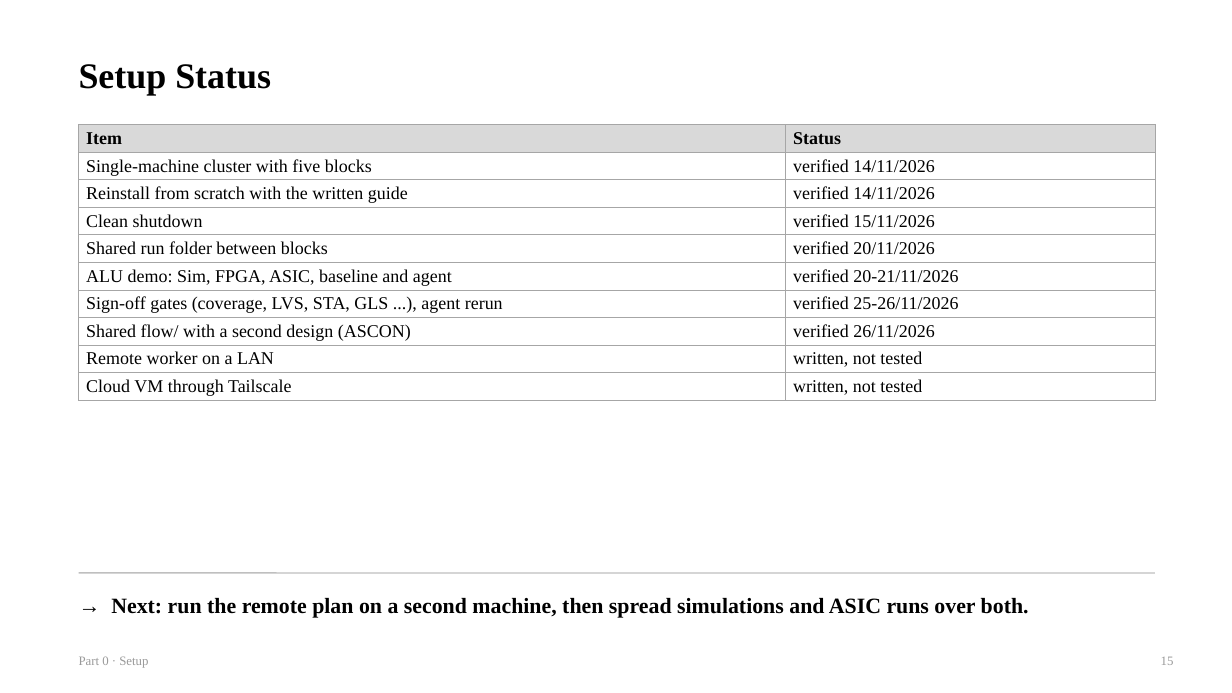
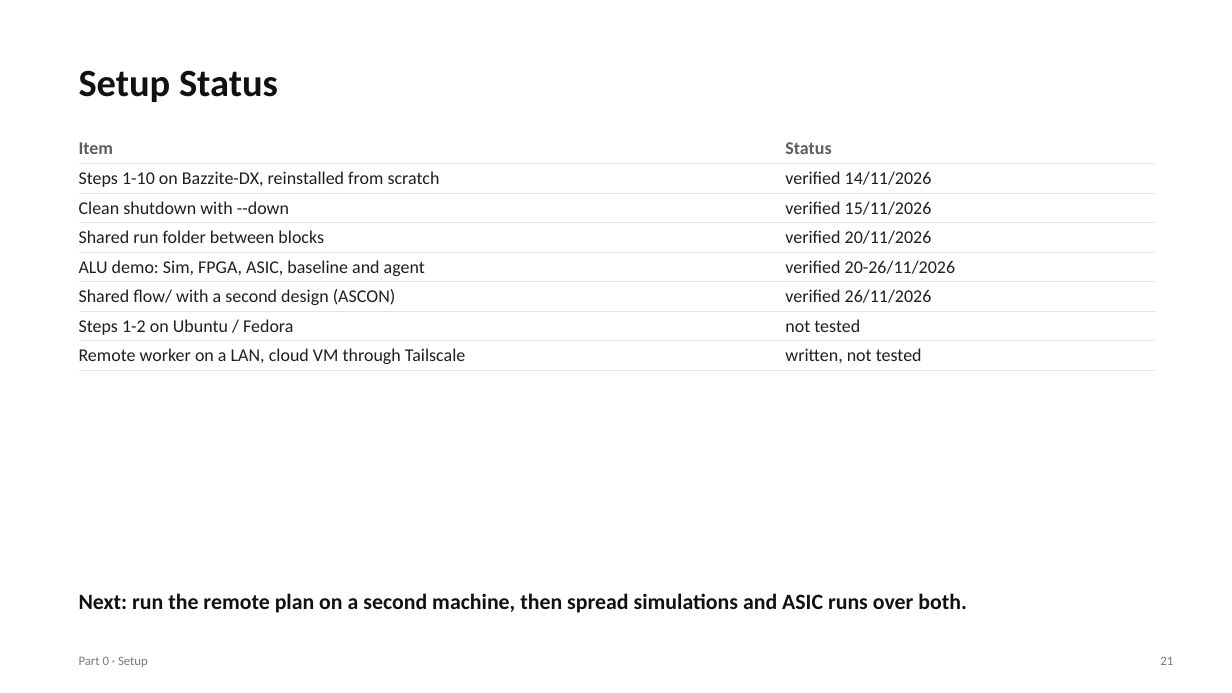
Before and after one commit to chipchip-tech/CHIA-workflow, a slide deck: slide 21 of projects/demo-alu/report/guides/0_Setup.pptx (slide 15 before the commit). Drawn at 1232x693 pixels with LibreOffice and Linux fonts; fonts in the diff are those of the drawing. Boxes give left, top, right and bottom in pixels: in the first picture for what was removed or moved away, otherwise in the second. Text is boxed around its words. In the diff, an @@ line names an element or a change of style, - is before the commit and + after.

```diff
--- a/projects/demo-alu/report/guides/0_Setup.pptx
+++ b/projects/demo-alu/report/guides/0_Setup.pptx
@@ text "Setup Status" at [79, 70, 278, 102]: size 28 to 30 pt, font Times New Roman to Calibri, text colour #000000 to #111111 @@
@@ table at [79, 134, 1155, 368] @@
-row 2: Single-machine cluster with five blocks | verified 14/11/2026
-row 3: Reinstall from scratch with the written guide | verified 14/11/2026
-row 4: Clean shutdown | verified 15/11/2026
+row 2: Steps 1-10 on Bazzite-DX, reinstalled from scratch | verified 14/11/2026
+row 3: Clean shutdown with --down | verified 15/11/2026
-row 6: ALU demo: Sim, FPGA, ASIC, baseline and agent | verified 20-21/11/2026
-row 7: Sign-off gates (coverage, LVS, STA, GLS ...), agent rerun | verified 25-26/11/2026
+row 5: ALU demo: Sim, FPGA, ASIC, baseline and agent | verified 20-26/11/2026
-row 7, column 1: Remote worker on a LAN
+row 7, column 1: Steps 1-2 on Ubuntu / Fedora
-row 7, column 2: written, not tested
+row 7, column 2: not tested
-row 8, column 1: Cloud VM through Tailscale
+row 8, column 1: Remote worker on a LAN, cloud VM through Tailscale
@@ table: place and size @@
-table at [79, 125, 1155, 400]
+table at [79, 134, 1155, 368]
@@ text at [79, 593, 967, 613]: text changed; font Times New Roman to Calibri; text colour #000000 to #111111 @@
-→ Next: run the remote plan on a second machine, then spread simulations and ASIC runs over both.
+Next: run the remote plan on a second machine, then spread simulations and ASIC runs over both.
@@ line removed from (79, 573) to (1155, 573) @@
@@ text "Part 0 · Setup" at [79, 657, 148, 667]: font Times New Roman to Calibri, text colour #9A9A9A to #7A7A7A @@
@@ text at [1160, 657, 1173, 665]: text changed; font Times New Roman to Calibri; text colour #9A9A9A to #7A7A7A @@
-15
+21
```
Also in this commit, not shown: 7 other slides changed, 13 slides added, 7 slides removed, 2 other files.
